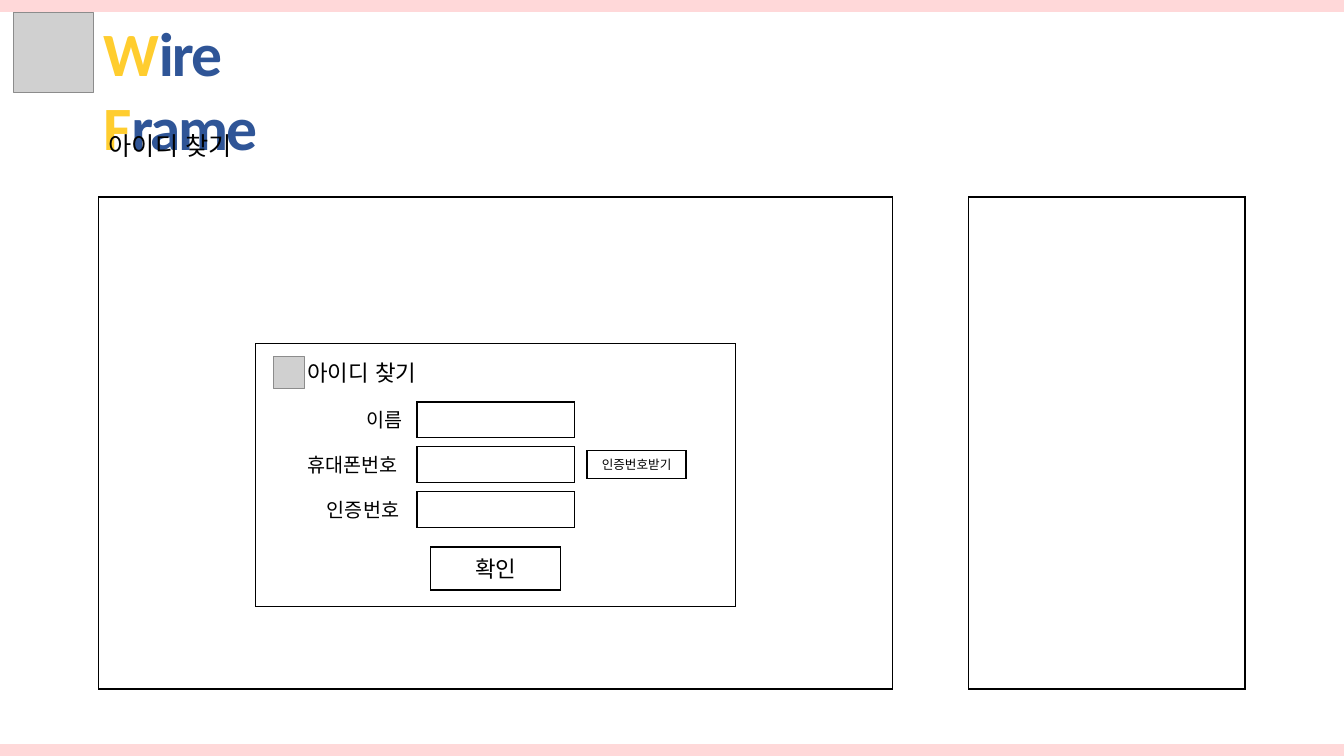
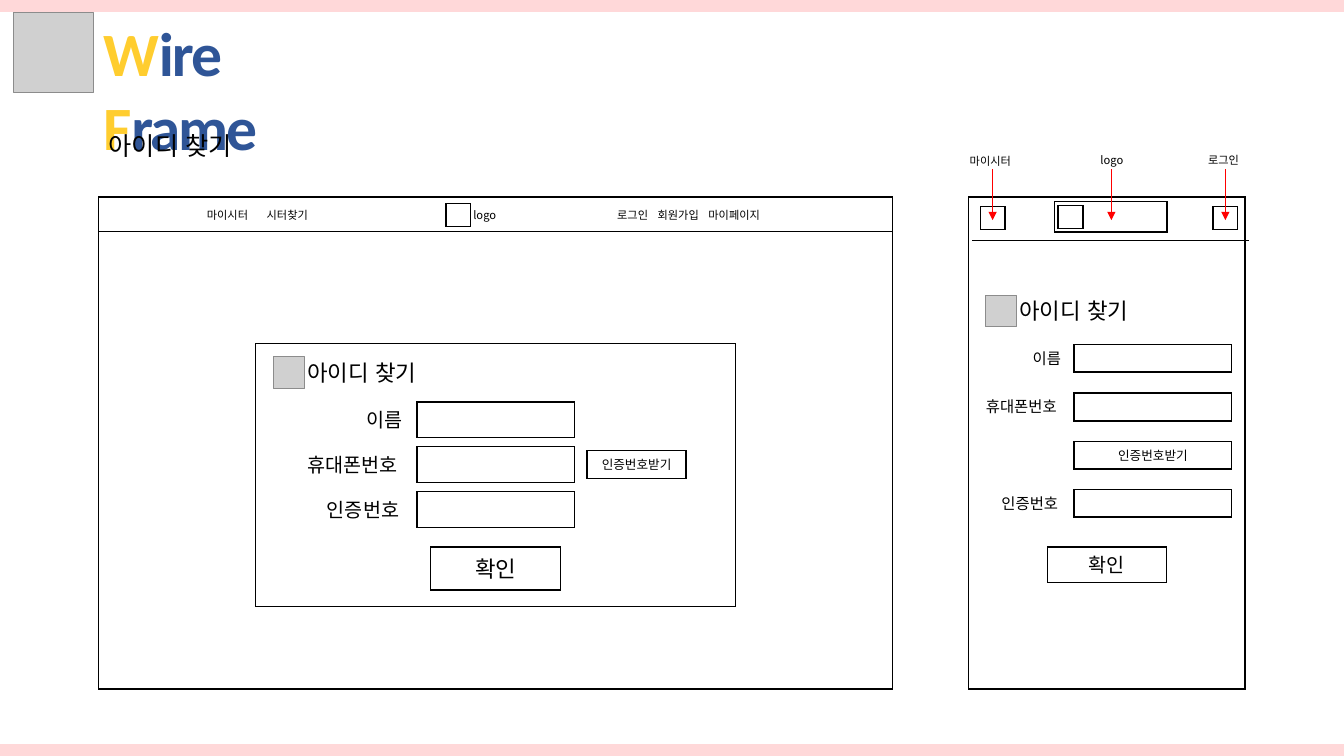
Before and after one commit to hhsw07/ezen-academy-projects, a slide deck: slide 8 of cmk/반려동물관리서비스.pptx. Drawn at 1344x756 pixels with LibreOffice and Linux fonts; fonts in the diff are those of the drawing; grey boxes stand for pictures. Boxes give left, top, right and bottom in pixels: in the first picture for what was removed or moved away, otherwise in the second. Text is boxed around its words. In the diff, an @@ line names an element or a change of style, - is before the commit and + after.

```diff
--- a/cmk/반려동물관리서비스.pptx
+++ b/cmk/반려동물관리서비스.pptx
@@ text added at <box>970,155,1011,166</box>, 8 pt, text #000000 @@
+마이시터
@@ arrow added from (993, 169) to (993, 220), #FF0000 0.5 pt @@
@@ text added at <box>1100,155,1123,167</box>, 8 pt, text #000000 @@
+logo
@@ arrow added from (1112, 169) to (1112, 220), #FF0000 0.5 pt @@
@@ text added at <box>1208,155,1239,165</box>, 8 pt, text #000000 @@
+로그인
@@ arrow added from (1226, 169) to (1226, 220), #FF0000 0.5 pt @@
@@ text added at <box>207,209,248,220</box>, 8 pt, text #000000 @@
+마이시터
@@ text added at <box>267,209,308,220</box>, 8 pt, text #000000 @@
+시터찾기
@@ rectangle added at <box>446,204,471,227</box>, fill #FFFFFF, outline #000000 1 pt @@
@@ text added at <box>617,209,760,220</box>, 8 pt, text #000000 @@
+로그인 회원가입 마이페이지
@@ rectangle added at <box>980,207,1005,230</box>, fill #FFFFFF, outline #000000 1 pt @@
@@ rectangle added at <box>1055,202,1168,232</box>, fill #FFFFFF, outline #000000 1 pt @@
@@ rectangle added at <box>1059,206,1084,229</box>, fill #FFFFFF, outline #000000 1 pt @@
@@ rectangle added at <box>1213,207,1238,230</box>, fill #FFFFFF, outline #000000 1 pt @@
@@ line added from (99, 231) to (892, 231), #000000 0.5 pt @@
@@ text added at <box>473,210,496,222</box>, 8 pt, text #000000 @@
+logo
@@ line added from (973, 241) to (1249, 241), #000000 0.5 pt @@
@@ group added at <box>985,295,1232,583</box>: 5 rectangles, 4 texts, 1 picture @@
+아이디 찾기
+이름
+휴대폰번호
+인증번호
+인증번호받기
+확인
```
Also in this commit, not shown: 4 other slides changed.
